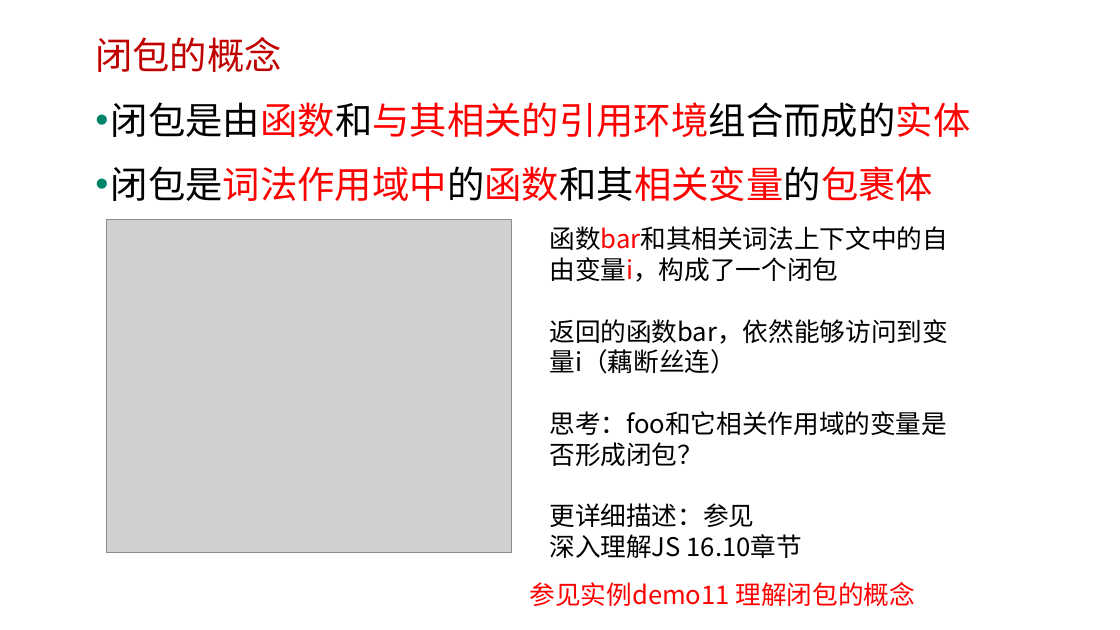
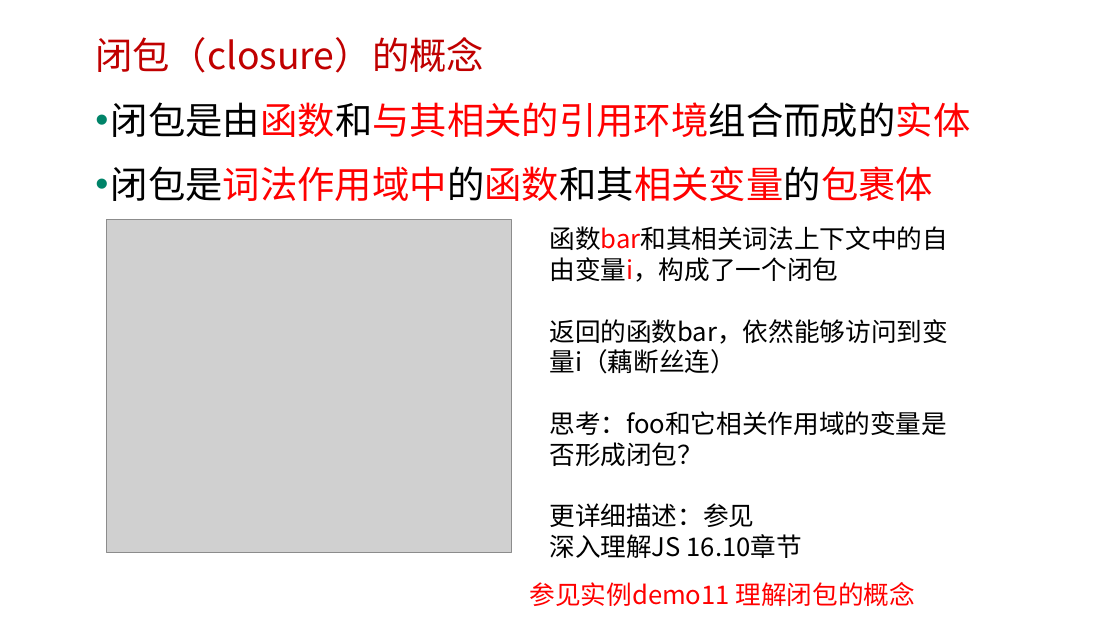
Before and after one commit to edu2act/course-javascript-advanced, a slide deck: slide 34 of 课程PPT/05.JavaScript函数进阶二.pptx. Drawn at 1120x630 pixels with LibreOffice and Linux fonts; fonts in the diff are those of the drawing; grey boxes stand for pictures; background and template pictures are left out. Boxes give left, top, right and bottom in pixels: in the first picture for what was removed or moved away, otherwise in the second. Text is boxed around its words. In the diff, an @@ line names an element or a change of style, - is before the commit and + after.

```diff
--- a/课程PPT/05.JavaScript函数进阶二.pptx
+++ b/课程PPT/05.JavaScript函数进阶二.pptx
@@ text at box(95, 37, 484, 73): text changed @@
-闭包的概念
+闭包（closure）的概念
```
Also in this commit, not shown: 7 other slides changed, 5 other files.
